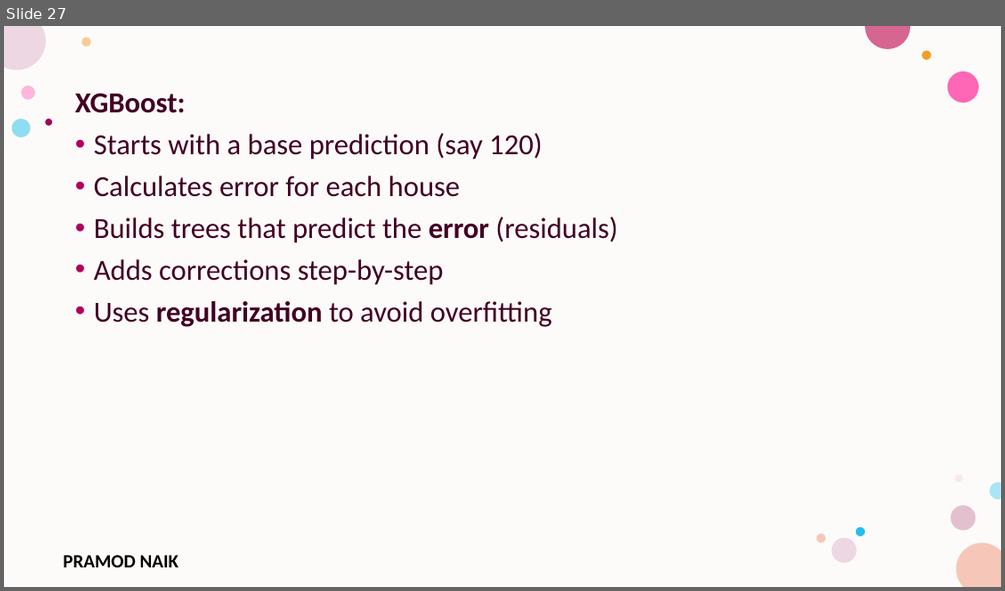
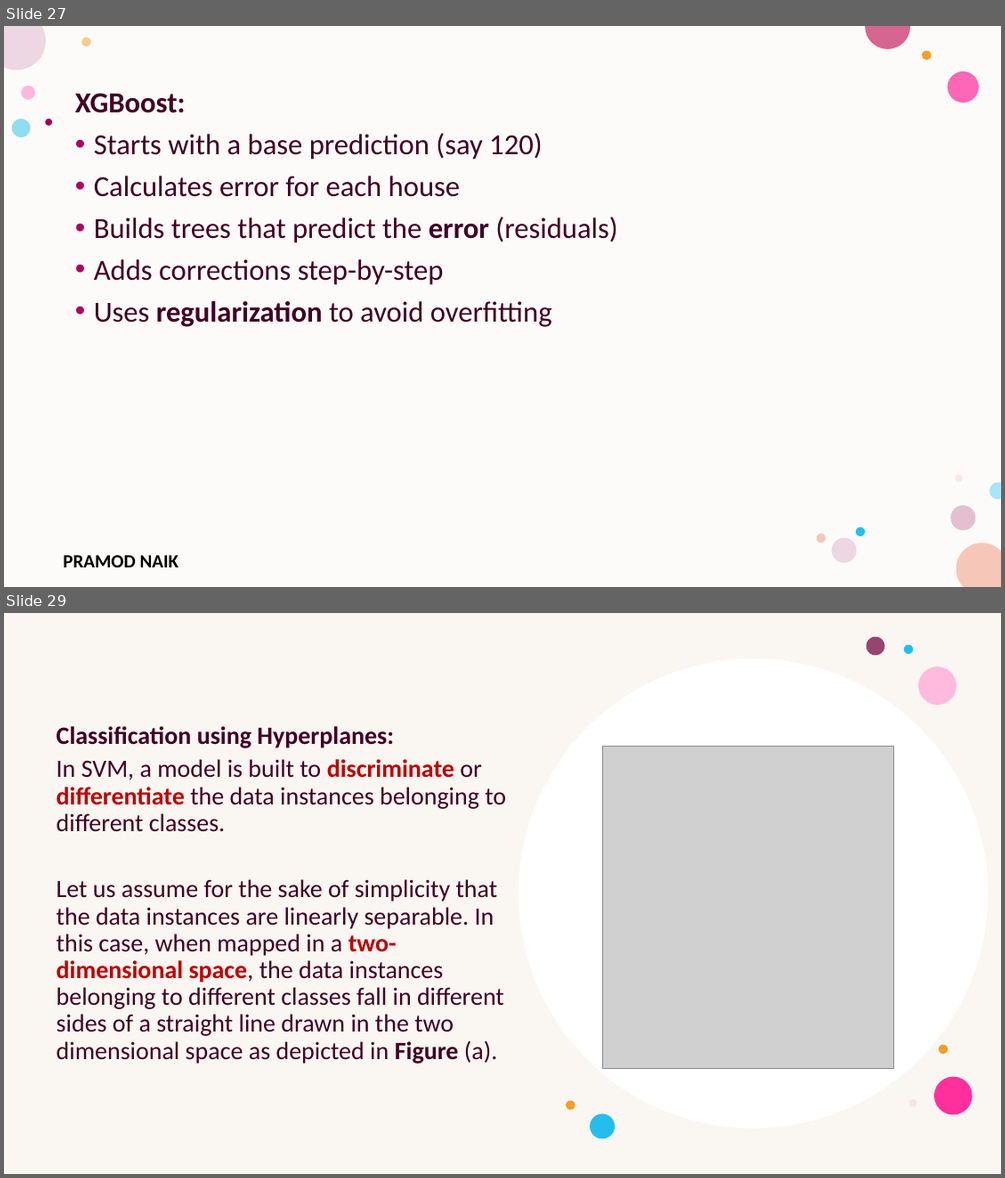
Before and after one commit to PRAMODNAIK-DEV/MCA-2nd-Sem-ML-Data-Analytics-Shridevi-College, a slide deck: Theory Class-Notes/Unit-4 Advanced Machine Learning Techniques.pptx. Shown one above the other, each under a label of ours: slide 27 before the commit, slides 27 and 29 after it; the slides between them are not shown. The pictures are 1005x591 and 1005x1178 pixels, drawn with LibreOffice and Linux fonts; fonts in the diff are those of the drawing; grey boxes stand for pictures; background and template pictures are left out. Boxes give left, top, right and bottom in pixels: in the first picture for what was removed or moved away, otherwise in the second. Text is boxed around its words. In the diff, an @@ line names an element or a change of style, - is before the commit and + after.

```diff
--- a/Theory Class-Notes/Unit-4 Advanced Machine Learning Techniques.pptx
+++ b/Theory Class-Notes/Unit-4 Advanced Machine Learning Techniques.pptx
@@ slide 29 added at [4, 613, 1001, 1174], background #FFFFFF; not listed: 4 template elements that a slide beside it also shows @@
@@ rectangle added at [4, 613, 1001, 1174], fill #FFFFFF @@
@@ rectangle added at [4, 613, 1001, 1174], fill #F0E2D3 at 30% opacity @@
@@ ellipse added at [518, 658, 988, 1128], fill #FFFFFF @@
@@ text added at [57, 726, 506, 1063], 24 pt, text #420023 @@
+Classification using Hyperplanes:
+In SVM, a model is built to discriminate or differentiate the data instances belonging to different classes.
+Let us assume for the sake of simplicity that the data instances are linearly separable. In this case, when mapped in a two-dimensional space, the data instances belonging to different classes fall in different sides of a straight line drawn in the two dimensional space as depicted in Figure (a).
@@ picture added at [602, 747, 893, 1069] @@
@@ group added at [566, 637, 972, 1139]: 8 ellipses @@
```
Also in this commit, not shown: 2 slides changed, 24 other slides added, 1 other file.
